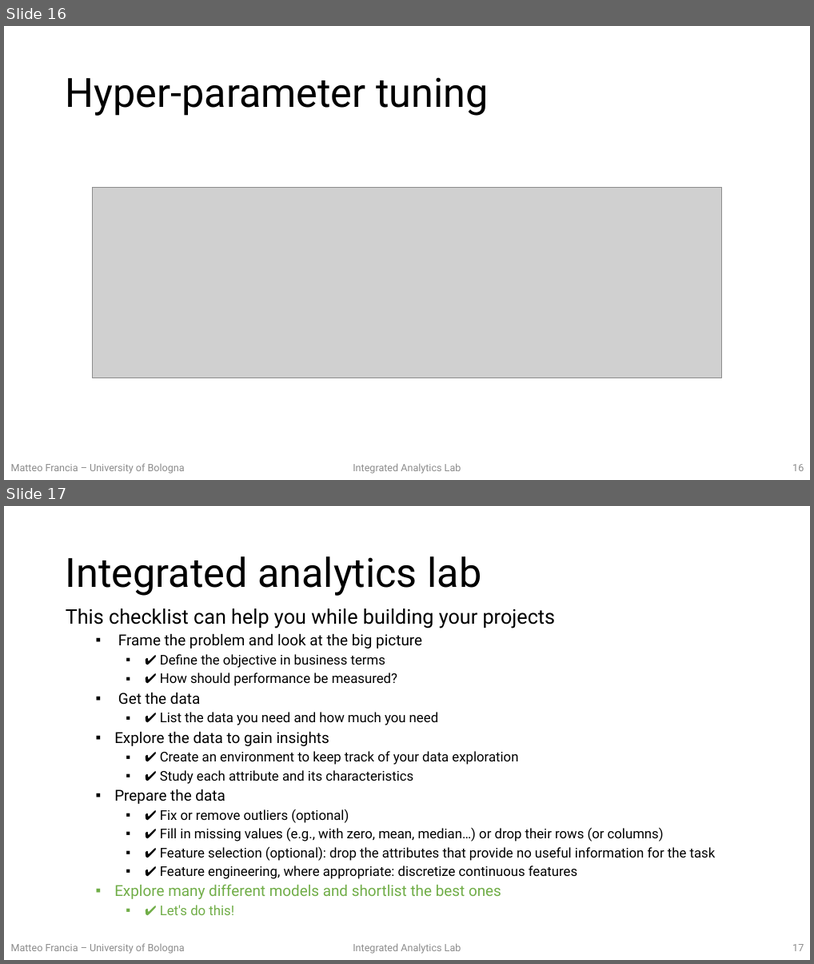
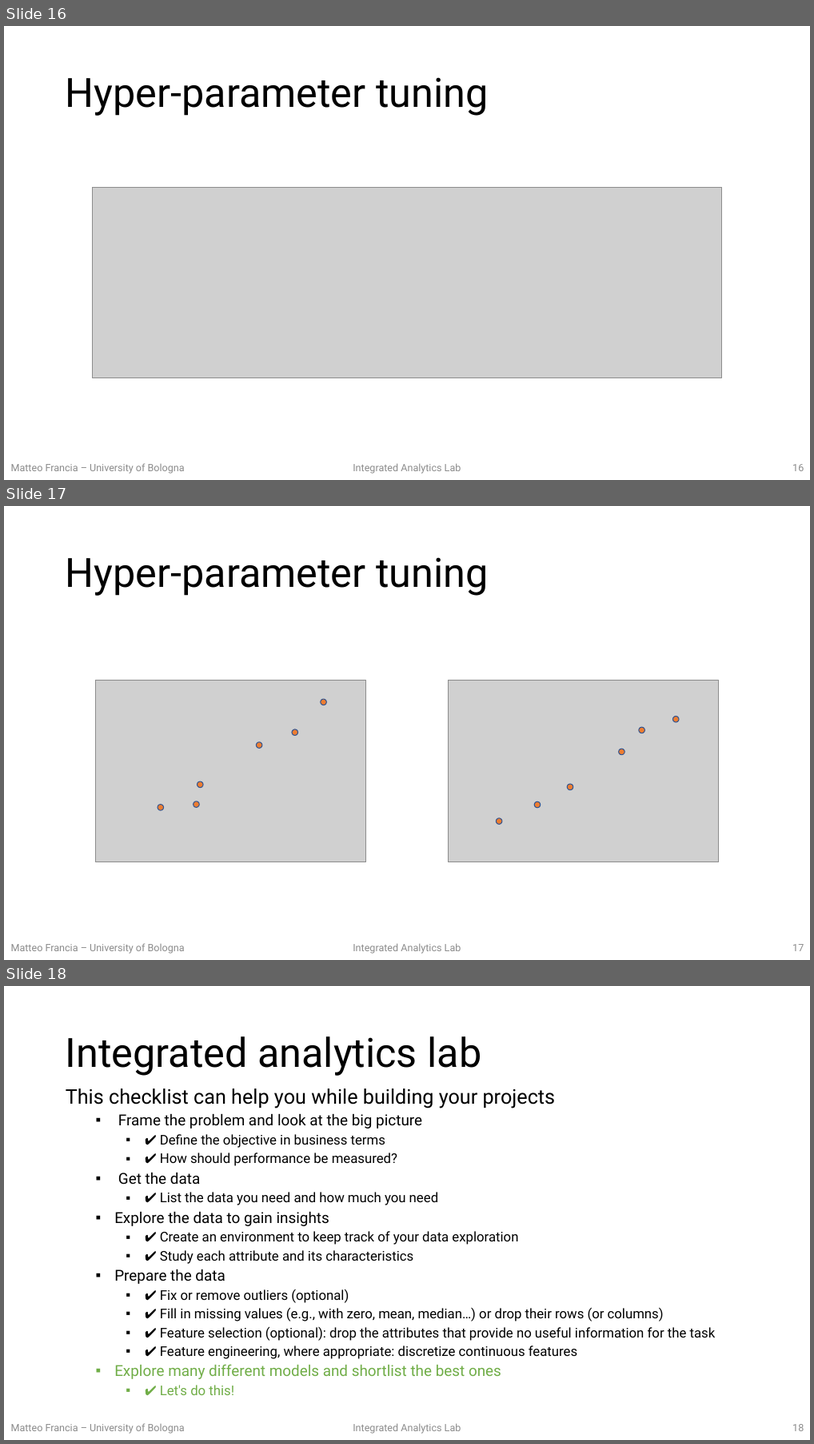
Before and after one commit to w4bo/teaching-handsondatapipelines, a slide deck: 02-MachineLearning/02-slides.pptx. Shown one above the other, each under a label of ours: slides 16 and 17 before the commit, slides 16, 17 and 18 after it. The pictures are 814x964 and 814x1444 pixels, drawn with LibreOffice and Linux fonts; fonts in the diff are those of the drawing; grey boxes stand for pictures. Boxes give left, top, right and bottom in pixels: in the first picture for what was removed or moved away, otherwise in the second. Text is boxed around its words. In the diff, an @@ line names an element or a change of style, - is before the commit and + after.

```diff
--- a/02-MachineLearning/02-slides.pptx
+++ b/02-MachineLearning/02-slides.pptx
@@ slide 17 added at bbox=[4, 506, 810, 960], background #FFFFFF; not listed: 1 template element that a slide beside it also shows @@
@@ title added at bbox=[66, 557, 488, 596], 48 pt, text #000000 @@
+Hyper-parameter tuning
@@ picture added at bbox=[95, 680, 366, 862] @@
@@ picture added at bbox=[448, 680, 719, 862] @@
@@ ellipse added at bbox=[321, 699, 327, 705], fill #ED7D31, outline #325491 1 pt @@
@@ ellipse added at bbox=[673, 716, 679, 722], fill #ED7D31, outline #325491 1 pt @@
@@ ellipse added at bbox=[256, 742, 262, 748], fill #ED7D31, outline #325491 1 pt @@
@@ ellipse added at bbox=[292, 729, 298, 736], fill #ED7D31, outline #325491 1 pt @@
@@ ellipse added at bbox=[639, 727, 646, 733], fill #ED7D31, outline #325491 1 pt @@
@@ ellipse added at bbox=[619, 748, 626, 755], fill #ED7D31, outline #325491 1 pt @@
@@ ellipse added at bbox=[198, 781, 204, 788], fill #ED7D31, outline #325491 1 pt @@
@@ ellipse added at bbox=[568, 784, 574, 790], fill #ED7D31, outline #325491 1 pt @@
@@ ellipse added at bbox=[158, 804, 164, 810], fill #ED7D31, outline #325491 1 pt @@
@@ ellipse added at bbox=[194, 801, 199, 808], fill #ED7D31, outline #325491 1 pt @@
@@ ellipse added at bbox=[534, 801, 541, 808], fill #ED7D31, outline #325491 1 pt @@
@@ ellipse added at bbox=[497, 818, 502, 824], fill #ED7D31, outline #325491 1 pt @@
@@ text added at bbox=[11, 943, 185, 953], 12 pt, text #8C8C8C @@
+Matteo Francia – University of Bologna
@@ page number added at bbox=[793, 944, 804, 951], 12 pt, text #8C8C8C @@
+17
@@ what was slide 17 is now slide 18 @@
@@ page number at bbox=[793, 1424, 804, 1431]: text changed @@
-17
+18
```
Also in this commit, not shown: 7 slides changed, 1 other file.
